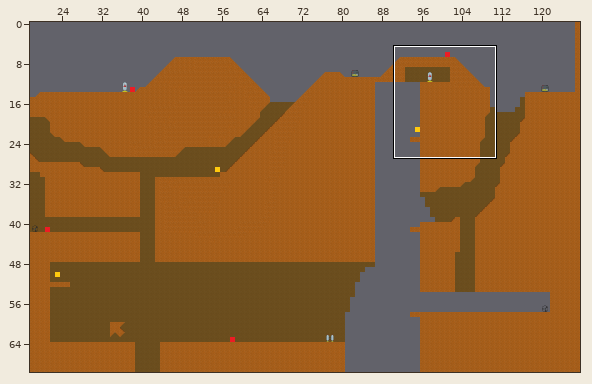
Two versions of a level (Tiled map (JSON), build/maps/world.json). The picture above shows the old version from afar; the outline marks the close-up.
Close-up. Earlier state:
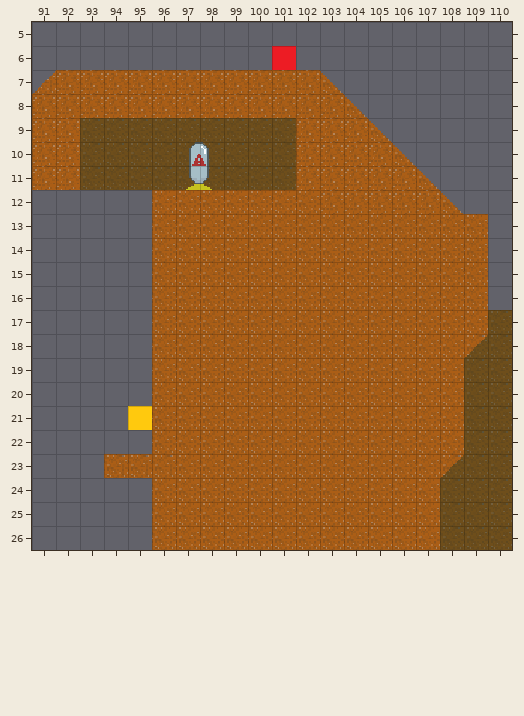
Cells are 16x16 px. Shown: x 91..110, y 5..26. The commit also changed other parts of the map, which this record leaves out. Tiles whose own drawing changed are shown in their newer look in all pictures.
And afterwards:
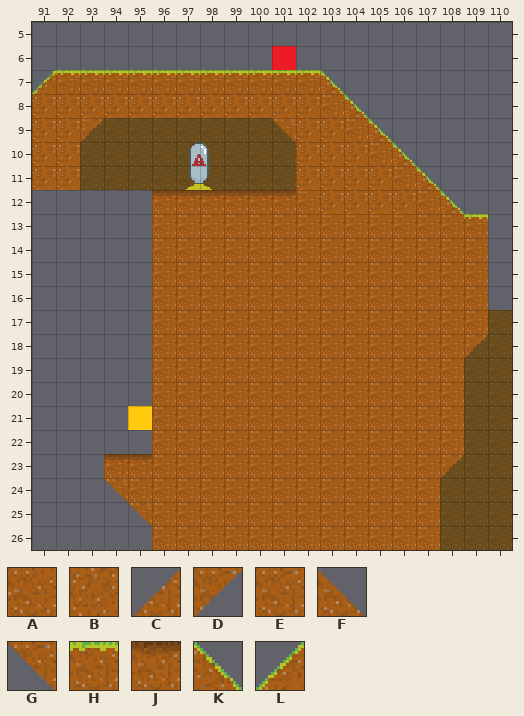
Key: from "tiles": A 3, B 3 turned 90, C 4, D 5, E 6, F 7, G 8, H 12, J 13, K 15, L 16.
_ is an empty cell.
Difference:
Layer "background_2":
y 7: x 91 C -> L; x 103 F -> K
y 8: x 104 F -> K
y 9: x 93 _ -> D; x 101 _ -> G; x 105 F -> K
y 10: x 106 F -> K
y 11: x 107 F -> K
y 12: x 108 F -> K
y 24: x 94 _ -> G
y 25: x 95 _ -> G
Layer "physical":
y 7: x 92..102 BBBBBBBBBBB -> HHHHHHHHHHH
y 8: x 103 B -> A
y 9: x 104 B -> A
y 10: x 105 B -> A
y 11: x 106 B -> A
y 12: x 96..101 AAAAAA -> JJJJJJ; x 107 B -> A
y 13: x 109 A -> H
y 23: x 94..96 EEE -> JJA
y 24: x 95 _ -> A
